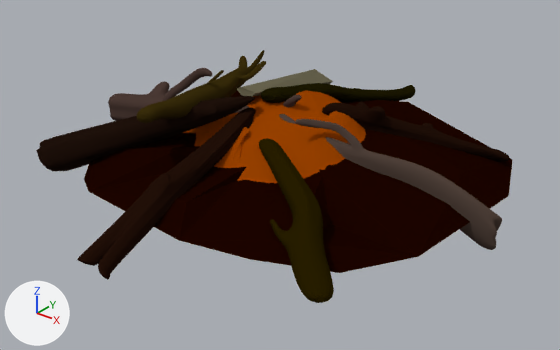
A saved change to the Blender file Blenderkram/Modelle/Testbereit/Campfire.blend.
Both versions are drawn from a 50 mm camera at (2.21, -2.98, 1.71) aimed at (-0.04, -0.18, -0.03). Lighting does not change. The marker at lower left points along +X, +Y and +Z.
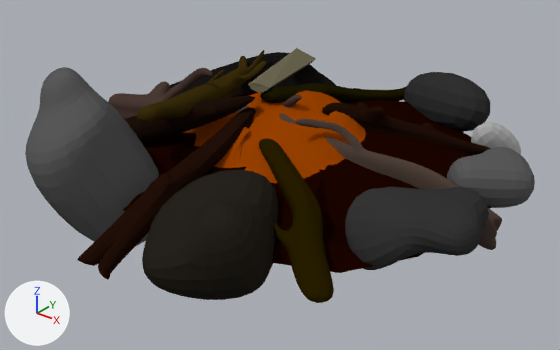
Commit message: Made Campfire a tiny little bit less ugly^^

Changed parts and their boxes [x1, y1, x2, y2] in the pictures (560 x 350 px):
'Cube.004', added (black): after [142, 170, 278, 300]
'Cube.006', added: after [25, 67, 159, 247]
'Cube.003', added (black): after [345, 187, 489, 270]
'Cube', added (black): after [404, 72, 490, 132]
'Cube.002', added: after [447, 147, 535, 208]
'Circle.001', moved, turned: before [237, 69, 333, 97]; after [248, 48, 316, 92]
'Cube.005', added (black): after [168, 52, 336, 96]
'Cube.001', added: after [471, 122, 521, 155]
'Plane', unchanged, covered by the edit: before [84, 90, 512, 273]; after [123, 91, 492, 273]

The change, as a list of edits to the scene's bpy script:
```text
Add me_cube_001:
    me_cube_001.from_pydata([(-1.0, -1.0, -1.0), (-1.0, -1.0, 1.0), (-1.0, 1.0, -1.0), (-1.0, 1.0, 1.0), (1.0, -1.0, -1.0), (0.55, -1.68, -0.33), (1.0, 1.0, -1.0), (0.55, 0.32, -0.33)], [], [(0, 1, 3, 2), (2, 3, 7, 6), (6, 7, 5, 4), (4, 5, 1, 0), (2, 6, 4, 0), (7, 3, 1, 5)])
    me_cube_001.materials.append(mat_material_016)  # grey #afafaf
Change ob_circle_001:
    ob_circle_001.location: (-0.646, 1.044, 0.086) -> (-0.743, 0.969, 0.235)
    ob_circle_001.rotation_euler: (-0.194, -1.14, 2.095) -> (-0.312, -1.21, 2.382)  # degrees (-11, -65, 120) -> degrees (-18, -69, 136)
Add ob_cube:
    ob_cube = bpy.data.objects.new('Cube', me_cube)  # a box spanning x -1.0..1.0, y -1.0..1.0, z -1.0..1.0; in mat_material_017 (black #313131); modifiers SUBSURF
    ob_cube.location = (0.368, 0.809, 0.177)
    ob_cube.rotation_euler = (-0.361, -0.0878, -0.279)  # degrees (-21, -5, -16)
    ob_cube.scale = (0.343, 0.194, 0.194)
Add ob_cube_001:
    ob_cube_001 = bpy.data.objects.new('Cube.001', me_cube_001)  # modifiers SUBSURF
    ob_cube_001.location = (0.796, 0.654, 0.052)
    ob_cube_001.rotation_euler = (1.586, 0.696, 6.804)  # degrees (91, 40, 30)
    ob_cube_001.scale = (0.222, 0.126, 0.126)
Add ob_cube_002:
    ob_cube_002 = bpy.data.objects.new('Cube.002', me_cube_002)  # 16 vertices, 14 faces; spans x -1.0..1.0, y -1.0..1.0, z -1.0..1.89; in mat_material_015 (dark grey #5a5a5a); modifiers SUBSURF
    ob_cube_002.location = (0.944, 0.187, 0.089)
    ob_cube_002.rotation_euler = (1.385, -0.0692, 3.874)  # degrees (79, -4, 222)
    ob_cube_002.scale = (0.222, 0.126, 0.126)
Add ob_cube_003:
    ob_cube_003 = bpy.data.objects.new('Cube.003', me_cube_003)  # 24 vertices, 22 faces; spans x -2.05..1.0, y -1.22..1.98, z -2.4..1.89; in mat_material_018 (black #353535); modifiers SUBSURF
    ob_cube_003.location = (0.944, -0.298, 0.089)
    ob_cube_003.rotation_euler = (1.385, -0.0692, 1.33)  # degrees (79, -4, 76)
    ob_cube_003.scale = (0.222, 0.126, 0.126)
Add ob_cube_004:
    ob_cube_004 = bpy.data.objects.new('Cube.004', me_cube_004)  # 22 vertices, 20 faces; spans x -1.0..2.52, y -3.26..1.0, z -1.0..1.75; in mat_material_019 (black #27231d); modifiers SUBSURF
    ob_cube_004.location = (0.369, -0.972, 0.005)
    ob_cube_004.rotation_euler = (-0.299, 0.233, -2.588)  # degrees (-17, 13, -148)
    ob_cube_004.scale = (0.172, 0.172, 0.172)
Add ob_cube_005:
    ob_cube_005 = bpy.data.objects.new('Cube.005', me_cube_005)  # 22 vertices, 20 faces; spans x -3.15..3.74, y -6.54..2.87, z -3.66..2.32; in mat_material_020 (black #181514); modifiers SUBSURF
    ob_cube_005.location = (-0.991, 0.652, -0.098)
    ob_cube_005.rotation_euler = (-0.295, -0.0193, -6.302)  # degrees (-17, -1.1, 359)
    ob_cube_005.scale = (0.172, 0.172, 0.172)
Add ob_cube_006:
    ob_cube_006 = bpy.data.objects.new('Cube.006', me_cube_006)  # 20 vertices, 18 faces; spans x -1.0..1.0, y -1.0..1.0, z -1.0..2.39; in mat_material_021 (dark grey #5a5a5a); modifiers SUBSURF
    ob_cube_006.location = (-0.506, -0.869, -0.08)
    ob_cube_006.rotation_euler = (0.384, -0.0986, -0.332)  # degrees (22, -5.6, -19)
    ob_cube_006.scale = (0.314, 0.314, 0.314)
```
